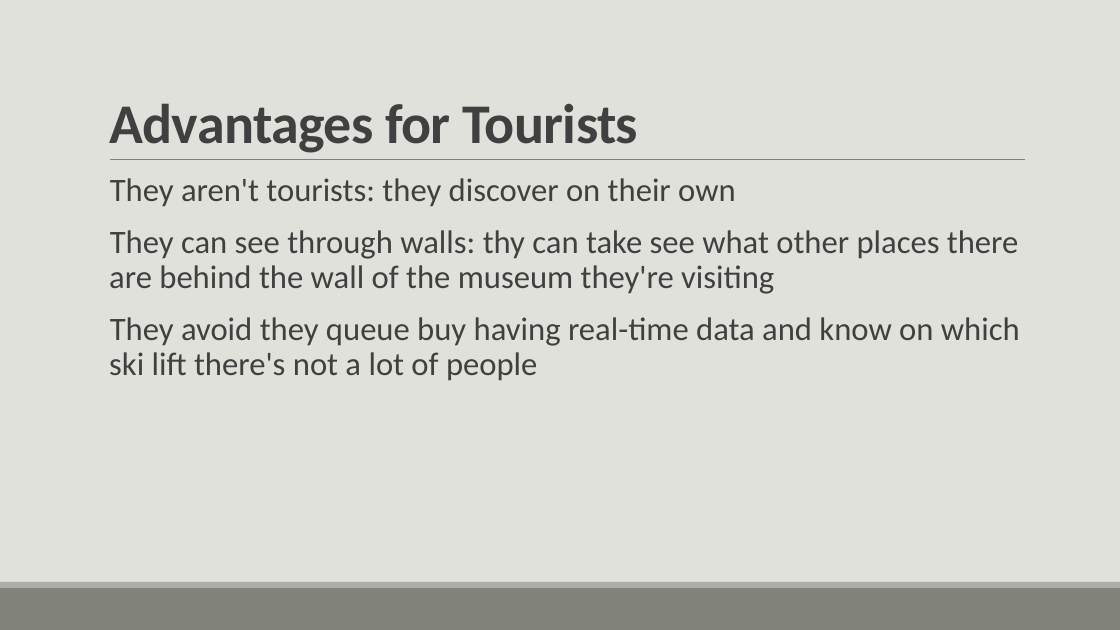
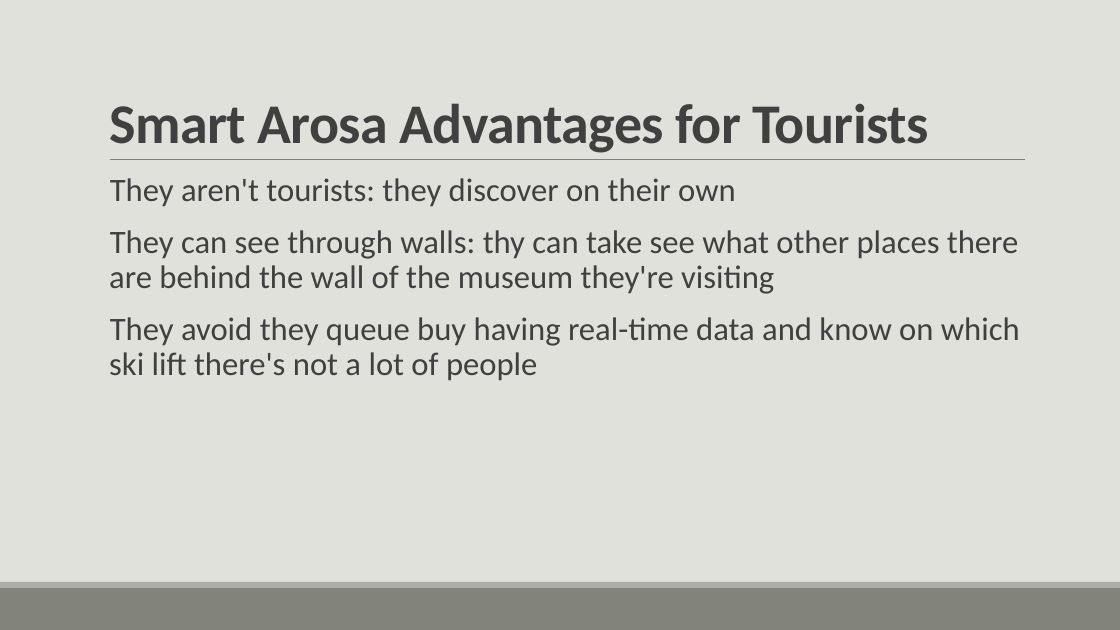
Before and after one commit to smart-arosa/smart-arosa, a slide deck: slide 7 of beacon.pptx. Drawn at 1120x630 pixels with LibreOffice and Linux fonts; fonts in the diff are those of the drawing. Boxes give left, top, right and bottom in pixels: in the first picture for what was removed or moved away, otherwise in the second. Text is boxed around its words. In the diff, an @@ line names an element or a change of style, - is before the commit and + after.

```diff
--- a/beacon.pptx
+++ b/beacon.pptx
@@ title at (109, 103, 929, 153): text changed @@
-Advantages for Tourists
+Smart Arosa Advantages for Tourists
```
Also in this commit, not shown: 3 other slides changed.
